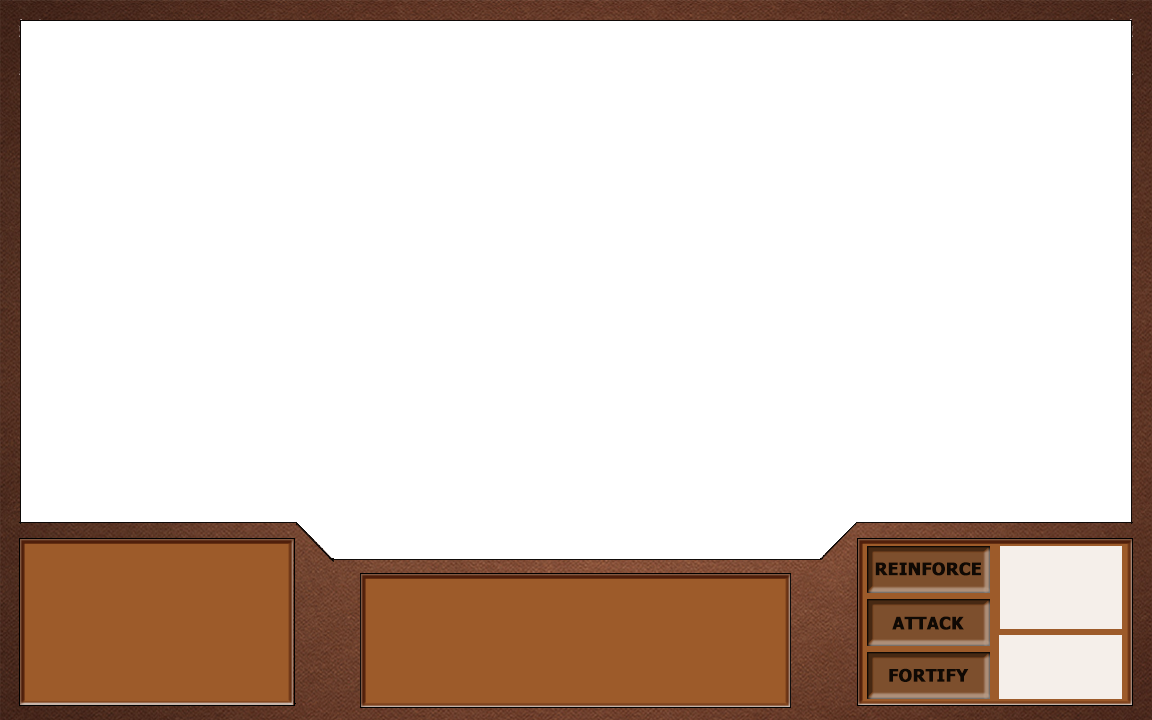
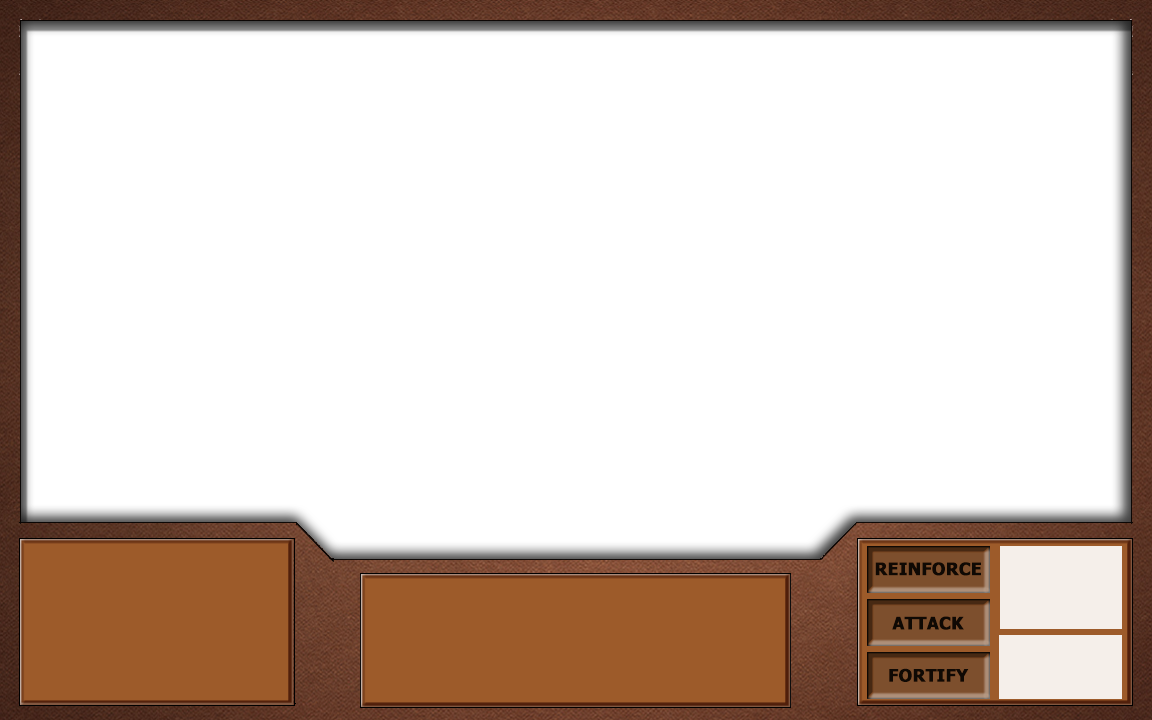
The second (1152, 720) image is a revision of the first. Changes to its layers:
added layer "Layer 2 copy 2" above "Layer 2 copy" over [0, 0, 1152, 720]
added layer "Layer 2 copy" over [0, 0, 1152, 720]
